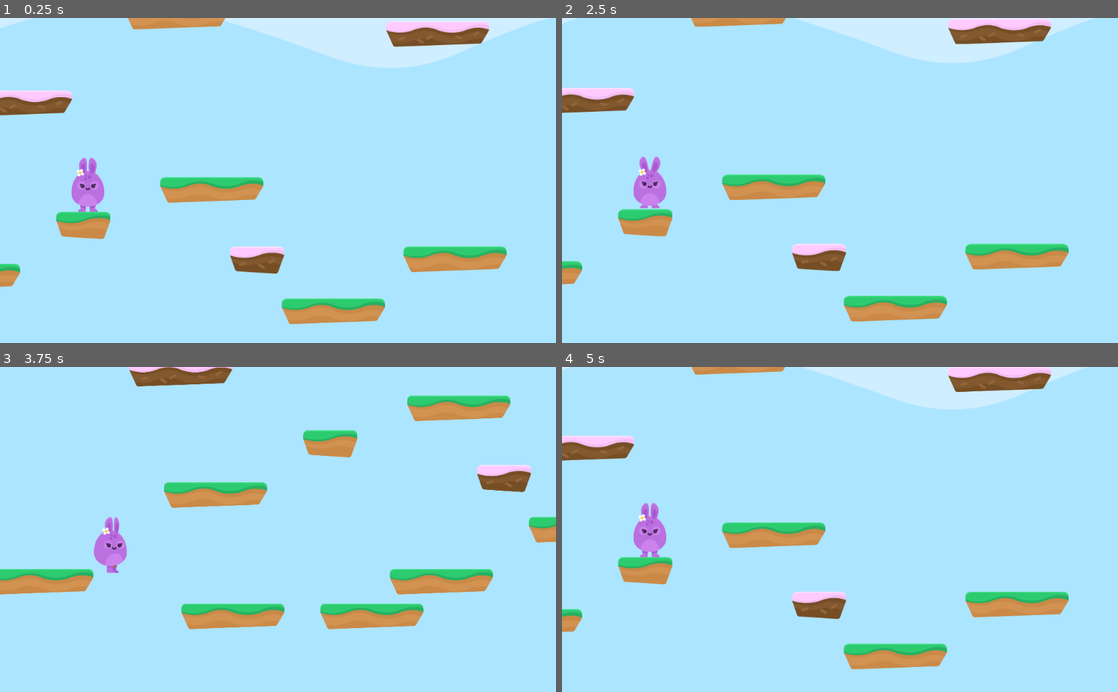
Above: before the commit, frames 1-4 (two rows, left to right).
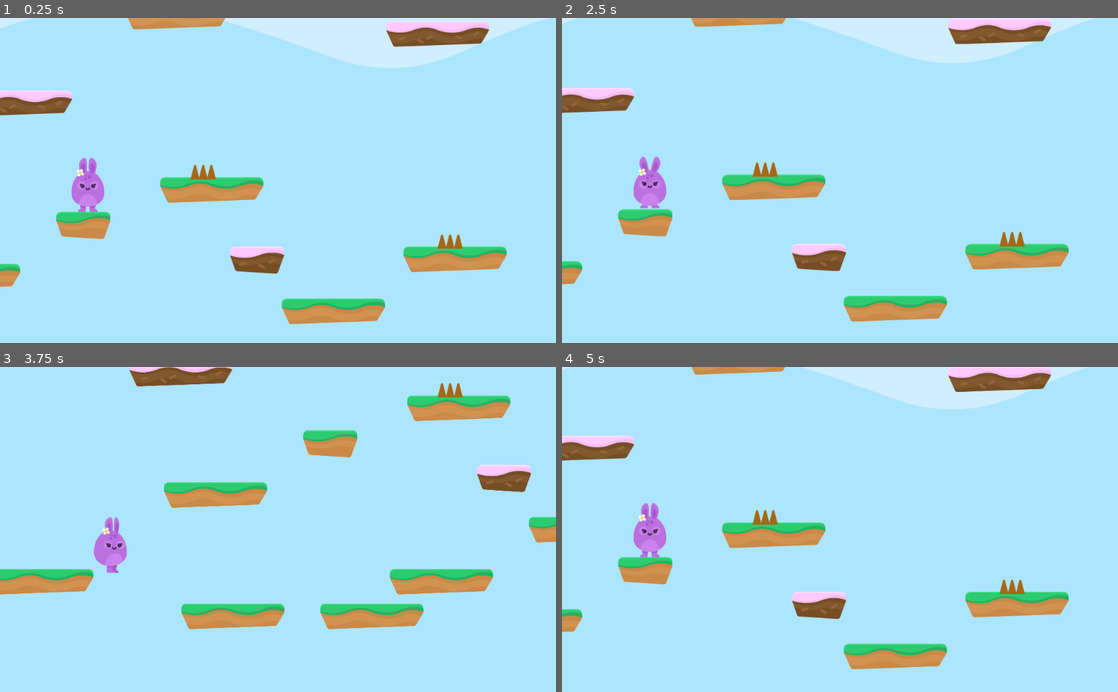
Above: after the commit, the same moments.

Repository: andredarcie/discovering-godot-course
Game: Godot game, scene res://Levels/Level1.tscn
Same seed, same stepped clock (60 frames per second), same inputs: the game is played once before the commit and once after it.
Inputs (mouse positions are in pixels of both pictures, inside the frame that each line leads up to):
- Up to frame 1 (0.25 s): no input
- Up to frame 2 (2.5 s): hold D (right) 0.53-2 s; tap Space (Jump) at 0.77, 1.52 s; click (940, 226) at 2 s
- Up to frame 3 (3.75 s): hold A (left) 2.78-3.53 s; hold D (right) from 3.53 s (still down)
- Up to frame 4 (5 s): tap Space (Jump) at 3.77 s; release D (right) at 4.25 s; click (940, 575) at 4.25 s

The runs differ from the first frame. In frame 1, 0.3% of the frame differs, in the area x 34-84%, y 45-72%; in frame 2, 0.3%; in frame 3, 0.1%; in frame 4, 0.3%.

Commit message:
Add spikes

Diff:
--- /dev/null
+++ b/Hoppy Days/Hazards/Hazards.gd
@@ -0,0 +1,5 @@
+extends Area2D
+
+func _on_SpikeTop_body_entered(body):
+	if body.has_method("hurt"):
+		body.hurt()
--- /dev/null
+++ b/Hoppy Days/Hazards/SpikeTop.gd
@@ -0,0 +1,5 @@
+extends Area2D
+
+
+func _ready():
+	pass
--- /dev/null
+++ b/Hoppy Days/Hazards/SpikeTop.tscn
@@ -0,0 +1,16 @@
+[gd_scene load_steps=3 format=2]
+
+[ext_resource path="res://GFX/Environment/spikes_top.png" type="Texture" id=1]
+[ext_resource path="res://Hazards/Hazards.gd" type="Script" id=2]
+
+[node name="SpikeTop" type="Area2D"]
+modulate = Color( 0.72549, 0.435294, 0.0980392, 1 )
+collision_layer = 4
+script = ExtResource( 2 )
+
+[node name="Sprite" type="Sprite" parent="."]
+texture = ExtResource( 1 )
+
+[node name="CollisionPolygon2D" type="CollisionPolygon2D" parent="."]
+polygon = PoolVector2Array( -46.75, 26, -29.5, -27.5, 29.5, -26.75, 46, 25.75 )
+[connection signal="body_entered" from="." to="." method="_on_SpikeTop_body_entered"]
--- a/Hoppy Days/Levels/Level1.tscn
+++ b/Hoppy Days/Levels/Level1.tscn
@@ -1,7 +1,8 @@
-[gd_scene load_steps=3 format=2]
+[gd_scene load_steps=4 format=2]
 
 [ext_resource path="res://Player/Player.tscn" type="PackedScene" id=1]
 [ext_resource path="res://Levels/Tileset.tres" type="TileSet" id=2]
+[ext_resource path="res://Hazards/SpikeTop.tscn" type="PackedScene" id=3]
 
 [node name="Level1" type="Node2D"]
 
@@ -13,3 +14,11 @@
 collision_layer = 2
 format = 1
 tile_data = PoolIntArray( -655342, 1, 0, -524246, 3, 0, -393214, 2, 0, -393196, 6, 0, -327669, 1, 0, -327649, 1, 0, -32 …(469 unchanged characters)…
+
+[node name="Hazards" type="Node" parent="."]
+
+[node name="SpikeTop" parent="Hazards" instance=ExtResource( 3 )]
+position = Vector2( 1822.63, 940.588 )
+
+[node name="SpikeTop2" parent="Hazards" instance=ExtResource( 3 )]
+position = Vector2( 2732.29, 1197.61 )
--- a/Hoppy Days/Player/Player.gd
+++ b/Hoppy Days/Player/Player.gd
@@ -7,6 +7,8 @@
 const UP = Vector2(0, -1)
 const JUMP_SPEED = 3000
 const WORLD_LIMIT = 4000
+
+var lives = 3
 
 signal animate
 
@@ -48,3 +50,12 @@
 
 func end_game():
 	get_tree().change_scene("res://Levels/EndGame.tscn")
+
+func hurt():
+	position.y -= 1
+	yield(get_tree(), "idle_frame")
+	motion.y -= JUMP_SPEED
+	lives -= 1
+
+	if lives < 0:
+		end_game()
--- a/Hoppy Days/Player/Player.tscn
+++ b/Hoppy Days/Player/Player.tscn
@@ -13,7 +13,7 @@
 
 [node name="Player" type="KinematicBody2D"]
 position = Vector2( -0.594604, -0.594604 )
-collision_mask = 2
+collision_mask = 6
 script = ExtResource( 2 )
 __meta__ = {
 "_edit_group_": true
--- a/Hoppy Days/project.godot
+++ b/Hoppy Days/project.godot
@@ -45,6 +45,7 @@
 
 2d_physics/layer_1="Player"
 2d_physics/layer_2="Terrain"
+2d_physics/layer_3="Hazards"
 
 [rendering]
 
